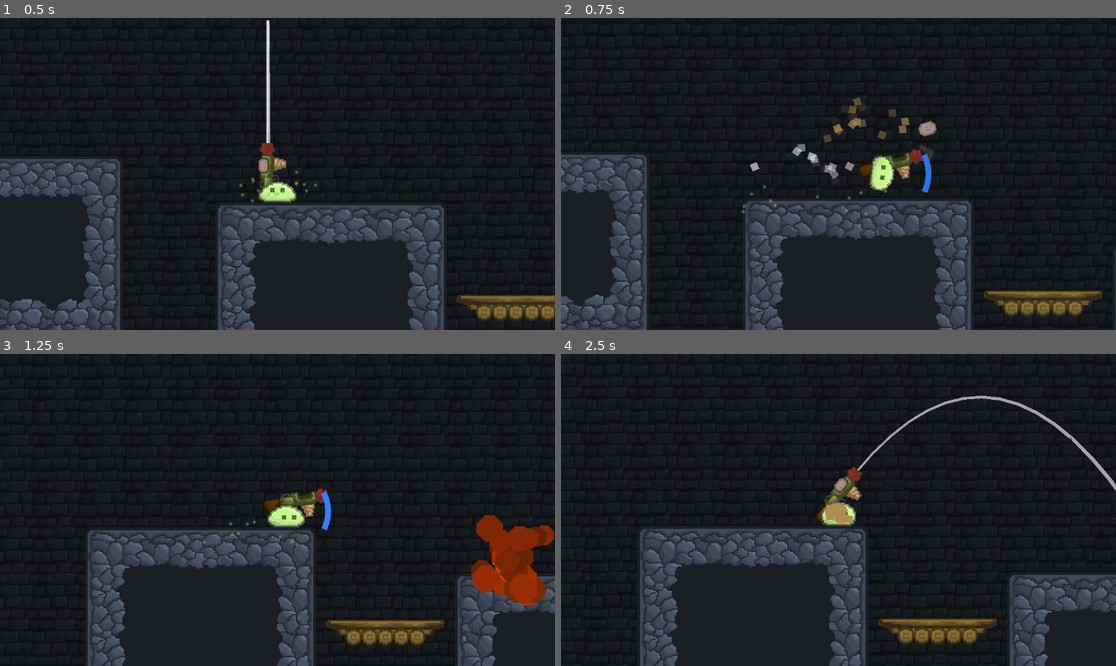
Above: before the commit, frames 1-4 (two rows, left to right).
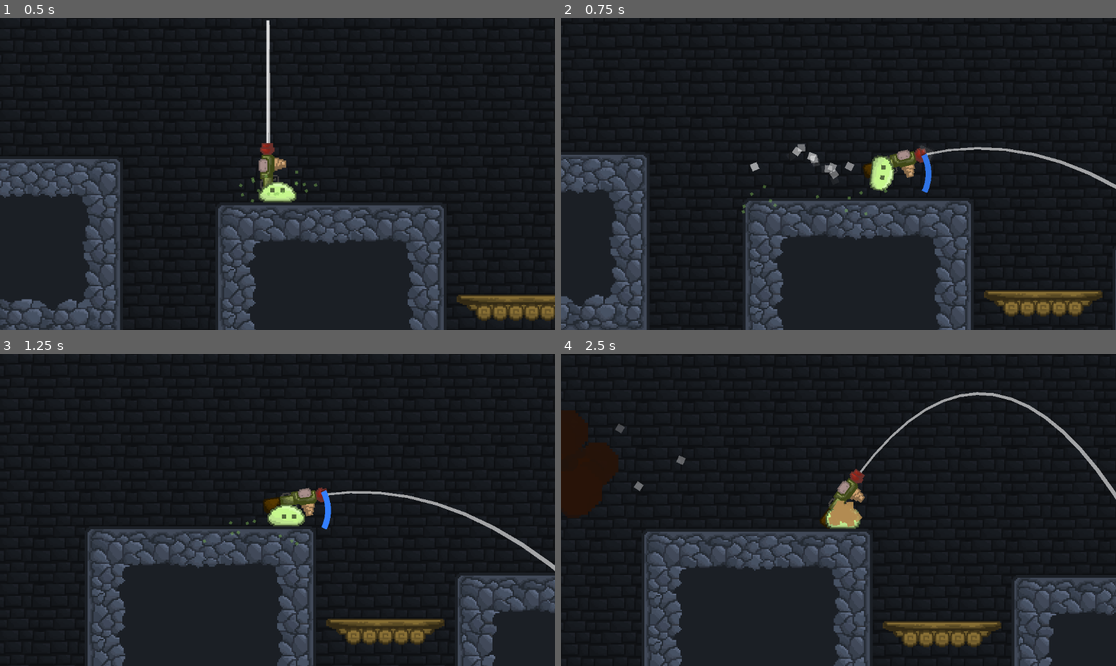
Above: after the commit, the same moments.

Repository: Z0nate/Nzara
Game: Godot game, scene res://Scenes/main.tscn
Same seed, same stepped clock (60 frames per second), same inputs: the game is played once before the commit and once after it. Sound files missing from this copy of the repository are replaced by a short silence.
Inputs (mouse positions are in pixels of both pictures, inside the frame that each line leads up to):
- Up to frame 1 (0.5 s): no input
- Up to frame 2 (0.75 s): tap Enter (ui_accept) at 0.5 s; move the mouse to (960, 158) at 0.52 s; hold Right (ui_right) from 0.53 s (still down); click (960, 158) at 0.6 s
- Up to frame 3 (1.25 s): keep holding Right (ui_right); tap Enter (ui_accept) at 0.77 s
- Up to frame 4 (2.5 s): release Right (ui_right) at 1.25 s; drag from (727, 525) to (810, 572) at 1.27 s; move the mouse to (894, 441) at 2.02 s; hold Right (ui_right) from 2.03 s (still down); tap 2 at 2.1 s

Frame 1 is identical in both runs. In frame 2, 1.2% of the frame differs, in the area x 47-100%, y 25-55%; in frame 3, 5.1%; in frame 4, 9.1%, in the area x 0-100%, y 12-100%.

Commit message:
Minor Fixes

Diff:
--- a/Scenes/player.tscn
+++ b/Scenes/player.tscn
@@ -119,4 +119,3 @@
 [node name="PotatoLauncher" parent="." unique_id=1770045549 instance=ExtResource("8_8erm5")]
 z_index = 9
 position = Vector2(16, 0)
-shot_cooldown = 0.3
